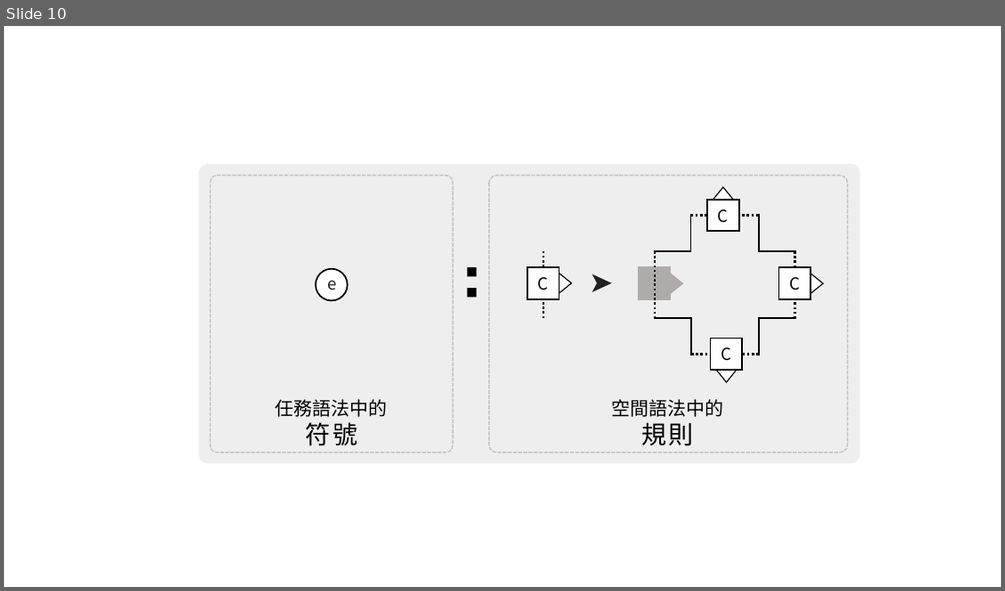
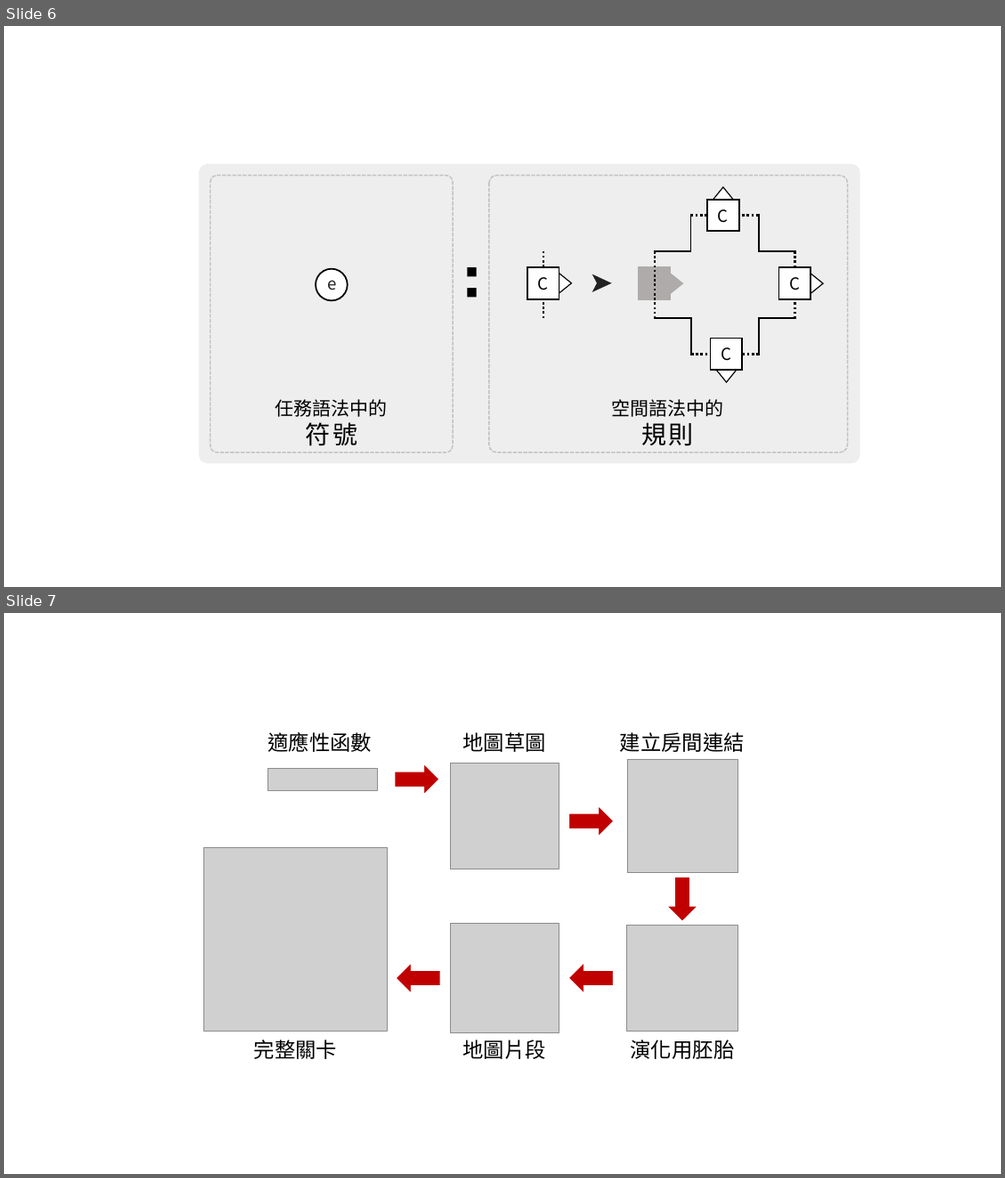
Before and after one commit to wazho/ntust-thesis, a slide deck: _Draft/科技部計劃書-關卡生成-PaperFigures.pptx. Shown one above the other, each under a label of ours: slide 10 before the commit, slides 6 and 7 after it. The pictures are 1005x591 and 1005x1178 pixels, drawn with LibreOffice and Linux fonts; fonts in the diff are those of the drawing; grey boxes stand for pictures. Boxes give left, top, right and bottom in pixels: in the first picture for what was removed or moved away, otherwise in the second. Text is boxed around its words. In the diff, an @@ line names an element or a change of style, - is before the commit and + after.

```diff
--- a/_Draft/科技部計劃書-關卡生成-PaperFigures.pptx
+++ b/_Draft/科技部計劃書-關卡生成-PaperFigures.pptx
@@ slide 7 added at (4,613,1001,1174), background #FFFFFF @@
@@ group added at (204,732,744,1059): 6 pictures, 6 texts, 5 right arrows @@
+適應性函數
+地圖草圖
+建立房間連結
+地圖片段
+演化用胚胎
+完整關卡
@@ what was slide 10 is now slide 6 @@
```
Also in this commit, not shown: 1 other slide added, 9 slides removed, 1 other file.
